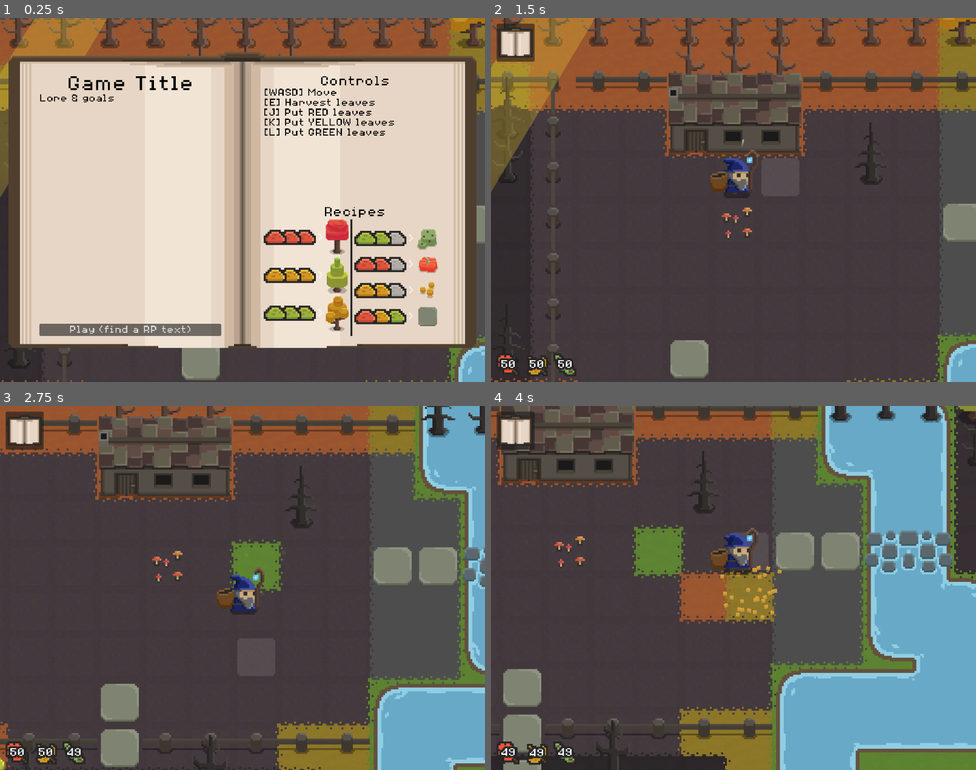
Above: before the commit, frames 1-4 (two rows, left to right).
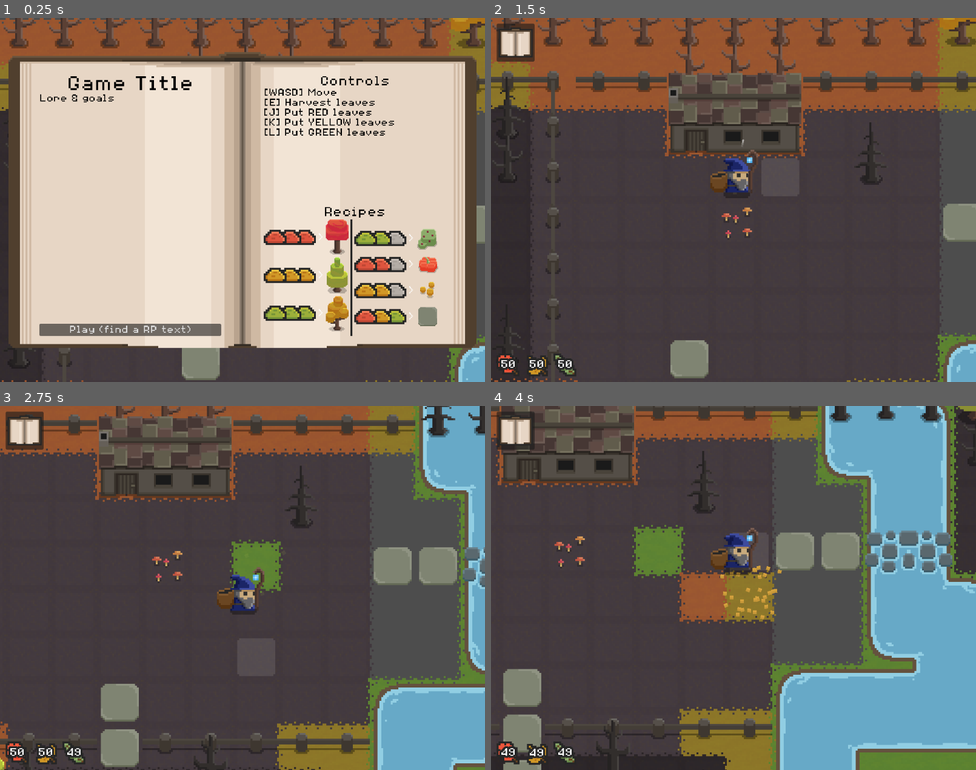
Above: after the commit, the same moments.

Repository: Pro1d/EchoesOfAmber
Game: Godot game, scene res://scenes/world.tscn
Same seed, same stepped clock (60 frames per second), same inputs: the game is played once before the commit and once after it.
Inputs:
- Up to frame 1 (0.25 s): no input
- Up to frame 2 (1.5 s): click "Play (find a RP text)" at 0.5 s; hold D (move_right) from 1.28 s (still down); tap E (attract_leaves) at 1.35 s
- Up to frame 3 (2.75 s): release D (move_right) at 2.03 s; hold S (move_down) from 2.03 s (still down); tap 3 (put_green) at 2.1 s
- Up to frame 4 (4 s): release S (move_down) at 2.78 s; hold D (move_right) 2.78-3.53 s; tap 1 (put_red) at 2.85 s; hold W (move_up) from 3.53 s (still down); tap 2 (put_yellow) at 3.6 s

The runs differ from the first frame. In frame 1, 2.2% of the frame differs, in the area x 0-100%, y 0-100%; in frame 2, 4.1%, in the area x 0-100%, y 0-98%; in frame 3, 0.2%; in frame 4, 0.5%.

Commit message:
Update the stuff

Diff:
--- a/scenes/map_visuals.tscn
+++ b/scenes/map_visuals.tscn
@@ -40,7 +40,8 @@
 
 [node name="Area 2" type="Node2D" parent="." node_paths=PackedStringArray("items")]
 script = ExtResource("1_gwjuh")
-items = [NodePath("Light2")]
+area_id = 2
+items = [NodePath("Light2"), NodePath("Light3")]
 fade_duration = 5.0
 
 [node name="Light2" type="Polygon2D" parent="Area 2"]
@@ -58,3 +59,18 @@
 texture = SubResource("GradientTexture2D_k5aor")
 texture_scale = Vector2(0.79, 0.79)
 polygon = PackedVector2Array(350, -97, 227, 99, 270, 100, 388, -97)
+
+[node name="Area 3" type="Node2D" parent="." node_paths=PackedStringArray("items")]
+position = Vector2(98, 528)
+script = ExtResource("1_gwjuh")
+area_id = 3
+items = [NodePath("Light2")]
+fade_duration = 5.0
+
+[node name="Light2" type="Polygon2D" parent="Area 3"]
+z_index = 5
+position = Vector2(-265, -2)
+color = Color(0.98, 0.98, 0.98, 1)
+texture = SubResource("GradientTexture2D_k5aor")
+texture_scale = Vector2(0.79, 0.79)
+polygon = PackedVector2Array(23, -144, 225, 150, 461, 153, 116, -143)
Not shown: 2 places in scenes/world.tscn that only renumber resources
